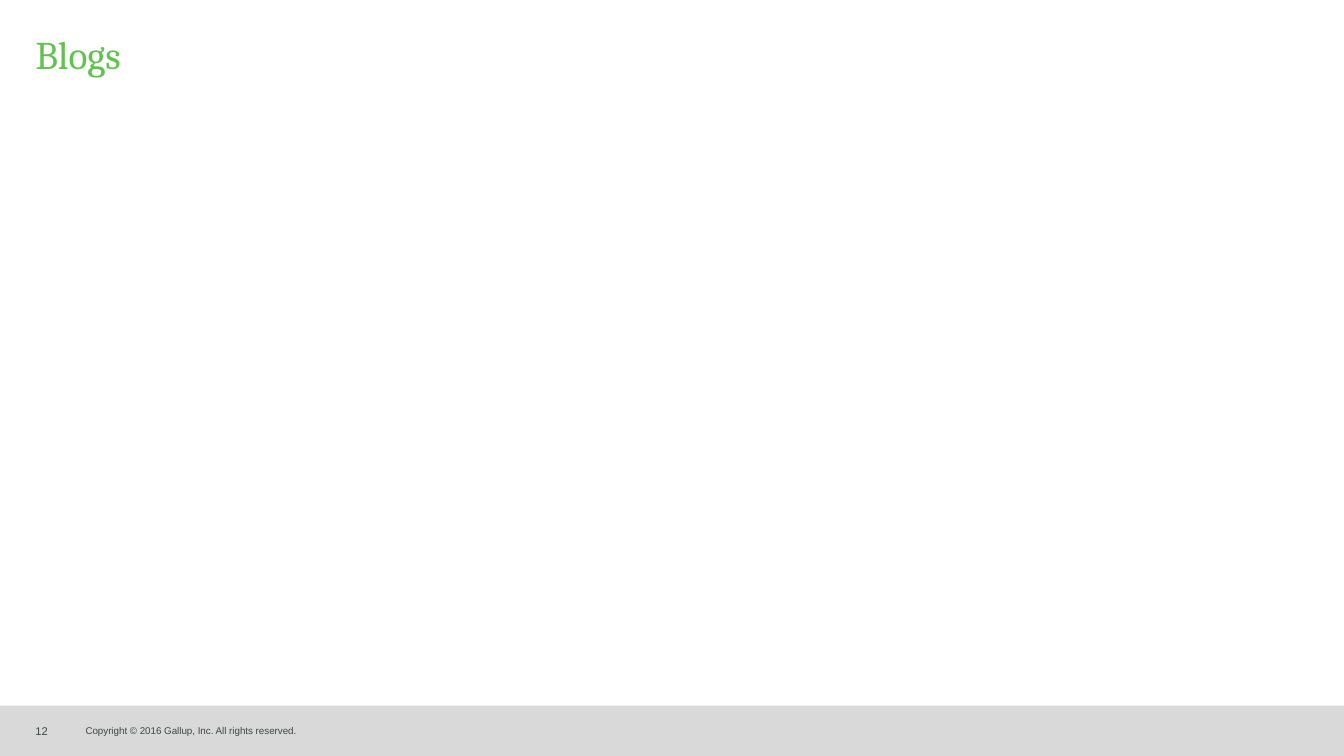
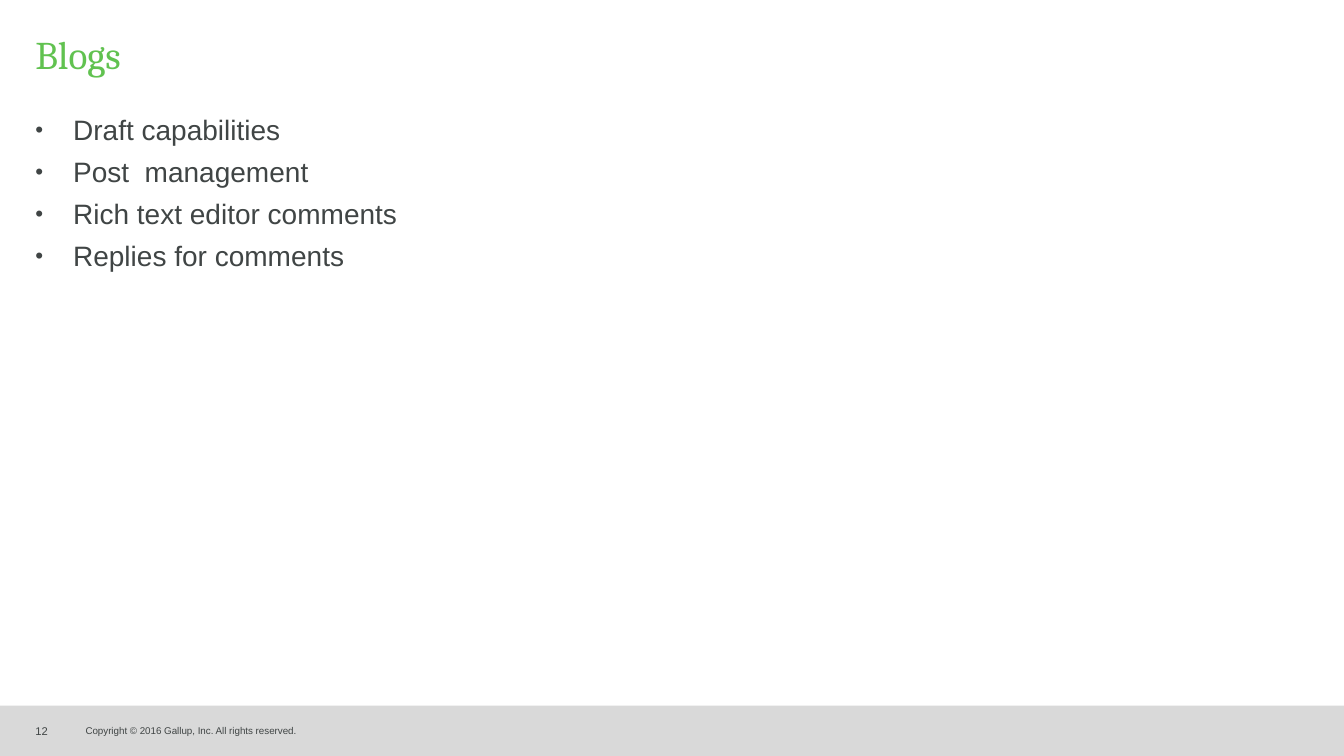
Before and after one commit to GETHIP/Managr, a slide deck: slide 12 of FinalPresentation.pptx. Drawn at 1344x756 pixels with LibreOffice and Linux fonts; fonts in the diff are those of the drawing; background and template pictures are left out. Boxes give left, top, right and bottom in pixels: in the first picture for what was removed or moved away, otherwise in the second. Text is boxed around its words. In the diff, an @@ line names an element or a change of style, - is before the commit and + after.

```diff
--- a/FinalPresentation.pptx
+++ b/FinalPresentation.pptx
@@ text added at (x1=73, y1=119, x2=397, y2=272), 20 pt, text #404545 @@
+• Draft capabilities
+• Post management
+• Rich text editor comments
+• Replies for comments
```
Also in this commit, not shown: 1 other slide changed.
